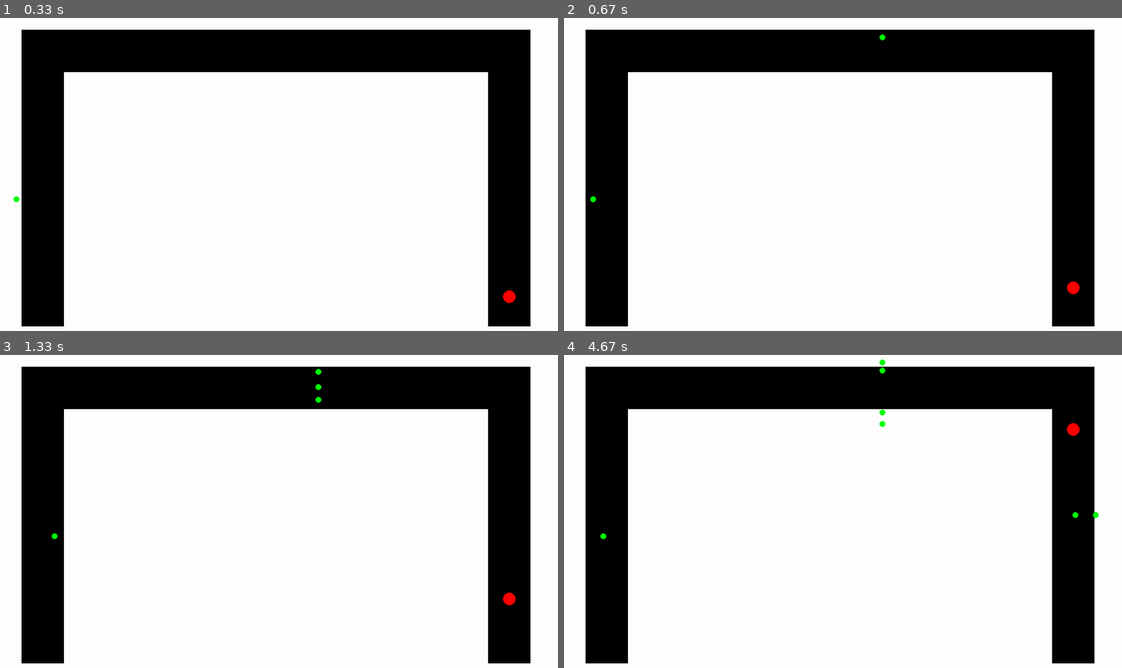
Above: before the commit, frames 1-4 (two rows, left to right).
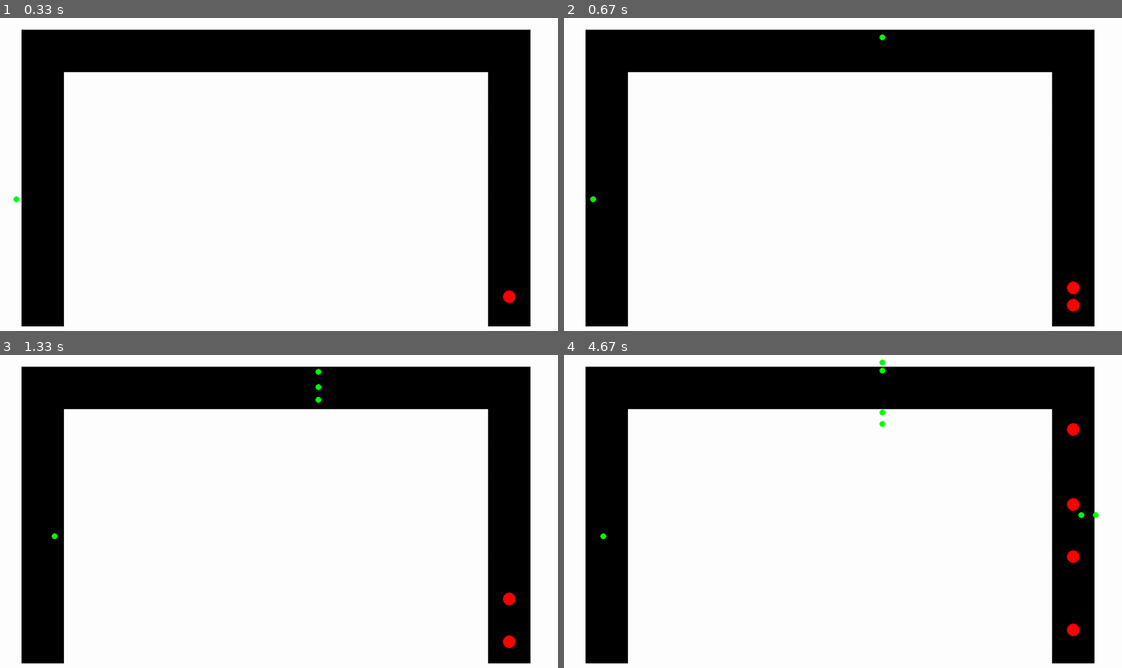
Above: after the commit, the same moments.

Repository: JCoder121/carsim
Game: pygame game, started from files/most_current.py
Same seed, same stepped clock (60 frames per second), same inputs: the game is played once before the commit and once after it.
Inputs:
- Up to frame 1 (0.33 s): no input
- Up to frame 2 (0.67 s): tap Enter at 0.33 s
- Up to frame 3 (1.33 s): tap Space at 0.67, 1.07 s
- Up to frame 4 (4.67 s): tap Space at 1.37, 1.57, 1.9, 2.2, 2.4, 2.7, 2.97, 3.3, 3.6, 3.73, 4.13, 4.43 s

Frame 1 is identical in both runs. In frame 2, less than 0.1% of the frame differs, in the area x 90-93%, y 89-94%; in frame 3, less than 0.1%; in frame 4, 0.3%, in the area x 90-94%, y 45-90%.

Commit message:
updating both

Diff:
--- a/files/most_current.py
+++ b/files/most_current.py
@@ -32,7 +32,7 @@
 RANDOMPARAM = 25
 INFRONT = 35
 SWEEP = 20
-WAITTIME = 30000
+WAITTIME = 3000
 #change dt for acceleration change, bigger = faster accel
 dt = 0.008
 
@@ -172,8 +172,34 @@
     def stop(self):
         self.speed = 0
 
-    #def person_detect(self, variable):
-
+        '''
+
+
+            #person coming from top
+            elif person.personal_value == 1:
+
+                for y in range(10,20):
+                    person_infront = screen.get_at(((int(person.x)), int(person.y) +y))
+                    if person_infront == RED or person_infront == GREEN:
+                        person.stop()
+                        person_bool = False
+
+                if person_bool:
+                    person.y += PERSON_SPEED
+
+            #person coming from left leg
+            elif person.personal_value == 2:
+                for x in range(10,20):
+                    person_infront = screen.get_at((int(person.x)+x, int(person.y)))
+                    if person_infront == RED or person_infront == GREEN:
+                        person.stop()
+                        person_bool = False
+
+                if person_bool:
+                    person.x += PERSON_SPEED
+
+
+        '''
 
 
 def make_ball():
@@ -282,13 +308,13 @@
             '''
 
         #random car spawn
-        '''
+
         x = random.randint(1,RANDOMPARAM)
         #check if random match and there is a ball above
         if (x==3) and (ball.y < 680):
             ball = make_ball()
             ball_list.append(ball)
-        '''
+
 
         #random pedestrian spawn
         random_ped = random.randint(1, RANDOMPARAM + 100)
@@ -313,7 +339,7 @@
             if ball.x < 155 and ball.y > 90:
 
                 #see if ball is on left side, will go down
-                print(ball.y, ball.drop_y)
+                #print(ball.y, ball.drop_y)
                 ball.detect(0)
 
                 if ball.drop_val == 1:
@@ -326,29 +352,28 @@
                 if ball.accel_bool:
                     ball.accelerate(2)
 
-            else:
-                #see if ball is on right side, will go vertical motion up
-                if ball.y > 100:
-
-                    ball.detect(1)
-                    if ball.accel_bool:
-                        ball.accelerate(0)
-
+            elif ball.x > 155 and ball.y < 100:
                 #see if ball is on top side, will go horizontal motion left
-                elif ball.y < 100:
-
-                    #if ball.drop_val == 1:
-                    #print(ball.x, ball.drop_x)
-                    #my own ghetto drop off function
-                    ball.detect(2)
-                    if ball.drop_val == 0:
-                        if int(ball.x) == ball.drop_x:
-                            for x in range(0, WAITTIME):
-                                ball.stop(True)
-                            ball.x += 2
-
-                    if ball.accel_bool:
-                        ball.accelerate(1)
+                #if ball.drop_val == 1:
+                #print(ball.x, ball.drop_x)
+                #my own ghetto drop off function
+                ball.detect(2)
+
+                if ball.drop_val == 0:
+                    if int(ball.x) == ball.drop_x:
+                        for x in range(0, WAITTIME):
+                            ball.stop(True)
+                        ball.x += 2
+
+                if ball.accel_bool:
+                    ball.accelerate(1)
+
+            #see if ball is on right side, will go vertical motion up
+            elif ball.x > 155 and ball.y > 100:
+
+                ball.detect(1)
+                if ball.accel_bool:
+                    ball.accelerate(0)
 
             #get rid of ball if it crosses
             if ball.y >(SCREEN_HEIGHT - 50) and ball.x<(200):
@@ -357,7 +382,7 @@
 
         #pedestrian crossing
         for person in person_list:
-            #person coming from right leg
+
             person_bool = True
 
             if person.personal_value == 0:
@@ -401,6 +426,7 @@
                 print('error personlist')
                 sys.exit()
 
+
             #always check if person has walked 200 pixels, then erase
             if((person.personal_value == 0 or person.personal_value== 2)
                and (abs(person.initial - person.x) > 200)):
@@ -421,7 +447,6 @@
         # draw everything
 
         for ball in ball_list:
-
             pygame.draw.circle(screen, ball.color, [int(ball.x), int(ball.y)], BALL_SIZE)
 
         for person in person_list:
--- a/jeffrey_unused_functions.txt
+++ b/jeffrey_unused_functions.txt
@@ -88,3 +88,49 @@
 	    return math.sqrt((a.y - b.y)**2 + (a.x - a.y)**2)
 
 '''
+
+'''
+
+    def person_detect(self, variable):
+
+        #right leg detection
+        person_bool = True
+
+        if variable == 0:
+            for person_sweep in range(-8, 8):
+                for x in range(10, 20):
+                    person_infront = screen.get_at(((int(self.x)-x), int(self.y) + person_sweep))
+                    if person_infront == RED or person_infront == GREEN:
+                        self.stop()
+                        person_bool = False
+                        return person_bool
+
+                #if person_bool:
+                #    self.x -= PERSON_SPEED
+
+        #top leg detection
+        elif variable == 1:
+            for person_sweep in range(-8, 8):
+                for y in range(10,20):
+                    person_infront = screen.get_at(((int(self.x)), int(self.y) +y))
+                    if person_infront == RED or person_infront == GREEN:
+                        self.stop()
+                        person_bool = False
+                        return person_bool
+
+                #if person_bool:
+                #    self.y += PERSON_SPEED
+
+        #left leg detection
+        elif variable == 2:
+            for person_sweep in range(-8, 8):
+                for x in range(10,20):
+                    person_infront = screen.get_at((int(self.x)+x, int(self.y)))
+                    if person_infront == RED or person_infront == GREEN:
+                        self.stop()
+                        person_bool = False
+                        return person_bool
+
+                #if person_bool:
+                #    self.x += PERSON_SPEED
+'''
